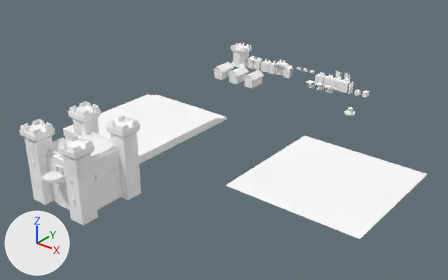
An edit to the Blender file questgame/Assets/Models/LevelSets/Castle.blend, drawn before and after from the same camera.
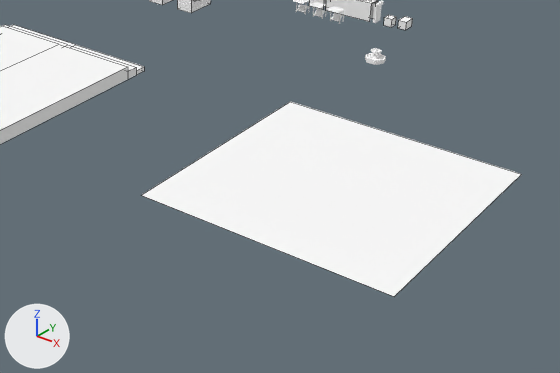
Each version is shown whole from a 50 mm camera at (124.5, -199.5, 101.6) aimed at (-3.3, -39.7, 2.5), then close up on the part from 34% to 100% of the width and 29% to 100% of the height. Every picture has the same lights, and +X, +Y and +Z are marked at lower left. The close-ups show mesh edges as thin lines.

The first close-up shows 'FloorSquare', 'LongWallPiece', 'Platform'.
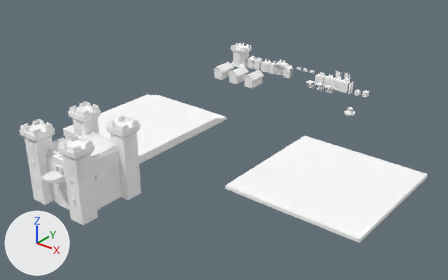
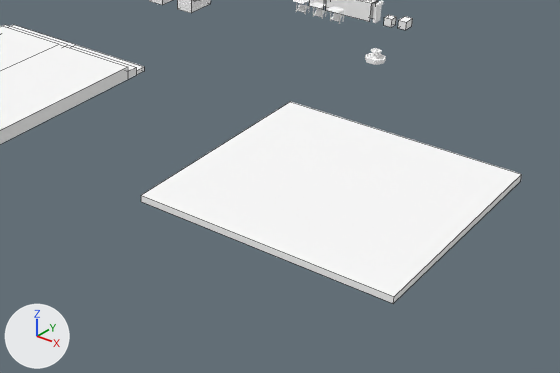
The edits, one by one:
me_plane_005 has 4 vertices, 1 face and spans x -25.0..25.0, y -25.0..25.0, z 0.0.
me_plane_005 is used by ob_floorsquare; location (36.5, -32.6, -3.2).
Verts and faces of me_plane_005; kept vertices keep their numbers, new ones are numbered from 4.
Before the commit, vertices of me_plane_005: 0 (-25.0, -25.0, 0.0) at pixel (141, 195), 1 (25.0, -25.0, 0.0) at pixel (394, 296), 2 (-25.0, 25.0, 0.0) at pixel (290, 101), 3 (25.0, 25.0, 0.0) at pixel (521, 174).
Part 1, on me_plane_005:
New vertex 4 is at (-25.0, -25.0, -1.3), pixel (141, 201).
New vertex 5 is at (25.0, -25.0, -1.3), pixel (393, 303).
New vertex 6 is at (-25.0, 25.0, -1.5).
New vertex 7 is at (25.0, 25.0, -1.5), pixel (520, 181).
New faces: (1, 5, 7, 3), (0, 2, 6, 4), (2, 3, 7, 6), (0, 4, 5, 1).

What differs and where, as boxes [x1, y1, x2, y2] in the close-ups (560 x 373 px):
'FloorSquare', reshaped
    before: [142, 101, 521, 296]
    after: [141, 101, 522, 303]
part 1 of me_plane_005, added
    after: [141, 174, 522, 303]
